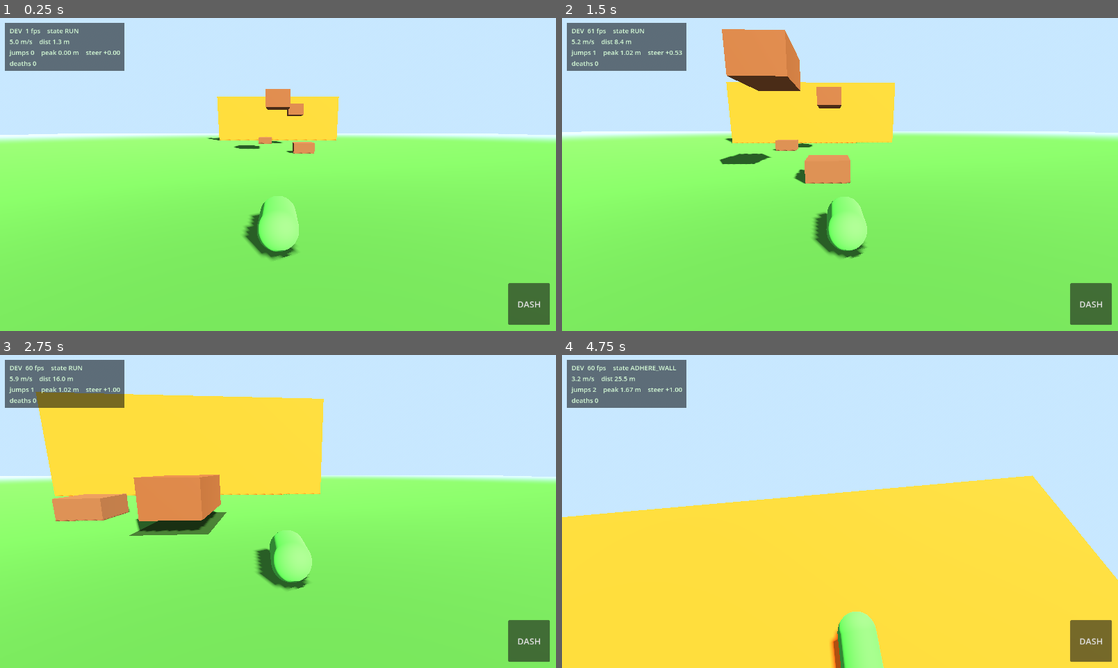
Above: before the commit, frames 1-4 (two rows, left to right).
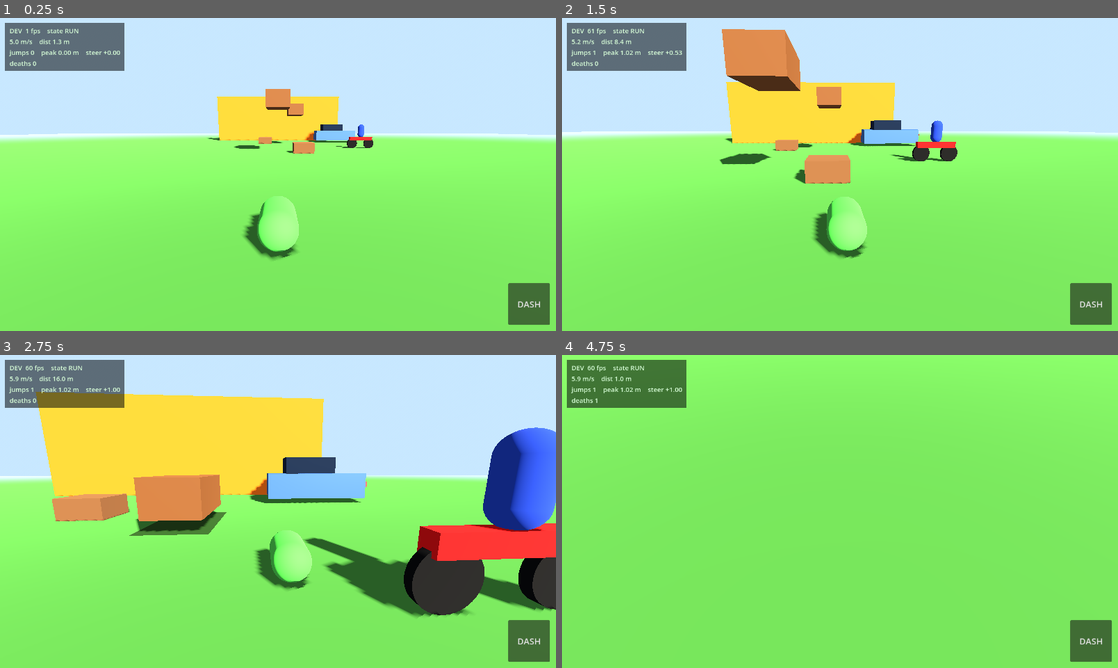
Above: after the commit, the same moments.

Repository: g-shankar/Gecko-run
Game: Godot game, scene res://scenes/main.tscn
The game is run twice, just before and just after one commit, with the same random seed, the same clock (stepped at 60 frames per second) and the same inputs.
Inputs (mouse positions are in pixels of both pictures, inside the frame that each line leads up to):
- Up to frame 1 (0.25 s): no input
- Up to frame 2 (1.5 s): move the mouse to (962, 158) at 0.52 s; hold D (steer_right) 0.53-1.25 s; tap Shift (dash) at 0.6 s; click (962, 158) at 0.67 s; tap Space (jump) at 0.77 s; drag from (728, 190) to (812, 237) at 1.27 s
- Up to frame 3 (2.75 s): move the mouse to (333, 442) at 2.02 s; hold D (steer_right) from 2.03 s (still down); tap Shift (dash) at 2.1 s
- Up to frame 4 (4.75 s): release D (steer_right) at 2.75 s; drag from (812, 574) to (673, 464) at 2.77 s; move the mouse to (1006, 558) at 3.52 s; hold A (steer_left) 3.53-4.25 s; tap Shift (dash) at 3.6 s; tap Space (jump) at 3.77 s; drag from (673, 464) to (756, 433) at 4.27 s

The runs differ from the first frame. In frame 1, 0.5% of the frame differs, in the area x 54-68%, y 34-42%; in frame 2, 1.3%; in frame 3, 14%; in frame 4, 100%, in the area x 0-100%, y 0-100%.

Commit message:
P11: bicycle crosser + backing car set-piece

Diff:
--- a/scenes/main.tscn
+++ b/scenes/main.tscn
@@ -3,6 +3,8 @@
 [ext_resource type="PackedScene" path="res://scenes/player/gecko.tscn" id="1"]
 [ext_resource type="PackedScene" path="res://scenes/player/camera_rig.tscn" id="2"]
 [ext_resource type="Script" path="res://scripts/systems/footstep.gd" id="3"]
+[ext_resource type="Script" path="res://scripts/systems/bicycle.gd" id="4"]
+[ext_resource type="Script" path="res://scripts/systems/car.gd" id="5"]
 
 [sub_resource type="ProceduralSkyMaterial" id="ProceduralSkyMaterial_1"]
 sky_top_color = Color(0.3, 0.52, 0.88, 1)
@@ -122,6 +124,14 @@
 position = Vector3(1.5, 0, -13)
 script = ExtResource("3")
 
+[node name="Bicycle" type="Area3D" parent="."]
+position = Vector3(0, 0, -9)
+script = ExtResource("4")
+
+[node name="BackingCar" type="Area3D" parent="."]
+position = Vector3(6, 0, -17)
+script = ExtResource("5")
+
 [node name="TestWall" type="StaticBody3D" parent="." groups=["climbable"]]
 position = Vector3(0, 2.5, -20)
 
--- /dev/null
+++ b/scripts/systems/bicycle.gd
@@ -0,0 +1,118 @@
+extends "res://scripts/systems/hazard_base.gd"
+## Gecko Run — bicycle hazard (spec P11).
+##
+## A bike crosses the track every few seconds. TELEGRAPH: a yellow lane
+## glows across the track (plus the bike edges into view, ringing its bell).
+## ACTIVE: the bike crosses at speed. The timing is periodic, so after one
+## pass you can learn the rhythm and thread it or wait it out.
+##
+## The Area3D node itself crosses; the lane telegraph is added as a sibling
+## so it stays put at the crossing.
+
+@export var cross_distance: float = 12.0 ## From x=-6 to x=+6.
+@export var cross_speed: float = 12.0 ## Crossing speed (m/s).
+
+var _lane: MeshInstance3D
+var _lane_mat: StandardMaterial3D
+var _direction: float = 1.0
+var _start_x: float = 0.0
+
+
+func _ready() -> void:
+	idle_time = 3.0
+	warn_time = 1.0
+	active_time = cross_distance / cross_speed
+	recovery_time = 0.5
+	one_shot = false
+	_start_x = position.x
+	_build()
+	super._ready()
+
+
+func _build() -> void:
+	# Hitbox: direct child of the Area3D, covers bike + rider.
+	var zone := CollisionShape3D.new()
+	var zone_shape := BoxShape3D.new()
+	zone_shape.size = Vector3(1.0, 1.6, 0.6)
+	zone.shape = zone_shape
+	zone.position = Vector3(0, 0.8, 0)
+	add_child(zone)
+	# Frame: red box.
+	var frame := MeshInstance3D.new()
+	var frame_mesh := BoxMesh.new()
+	frame_mesh.size = Vector3(1.6, 0.25, 0.25)
+	frame.mesh = frame_mesh
+	frame.position = Vector3(0, 0.7, 0)
+	var frame_mat := StandardMaterial3D.new()
+	frame_mat.albedo_color = Color(0.8, 0.1, 0.1, 1.0)
+	frame.material_override = frame_mat
+	add_child(frame)
+	# Wheels: two dark cylinders.
+	for wx in [-0.6, 0.6]:
+		var wheel := MeshInstance3D.new()
+		var wheel_mesh := CylinderMesh.new()
+		wheel_mesh.top_radius = 0.35
+		wheel_mesh.bottom_radius = 0.35
+		wheel_mesh.height = 0.12
+		wheel.mesh = wheel_mesh
+		wheel.rotation_degrees.x = 90.0
+		wheel.position = Vector3(wx, 0.35, 0)
+		var wheel_mat := StandardMaterial3D.new()
+		wheel_mat.albedo_color = Color(0.08, 0.08, 0.08, 1.0)
+		wheel.material_override = wheel_mat
+		add_child(wheel)
+	# Rider: simple capsule silhouette.
+	var rider := MeshInstance3D.new()
+	var rider_mesh := CapsuleMesh.new()
+	rider_mesh.radius = 0.22
+	rider_mesh.height = 0.9
+	rider.mesh = rider_mesh
+	rider.position = Vector3(0, 1.25, 0)
+	var rider_mat := StandardMaterial3D.new()
+	rider_mat.albedo_color = Color(0.15, 0.25, 0.6, 1.0)
+	rider.material_override = rider_mat
+	add_child(rider)
+	# Lane telegraph: yellow strip across the track. A sibling so it stays
+	# at the crossing while the bike itself moves.
+	_lane = MeshInstance3D.new()
+	var lane_mesh := PlaneMesh.new()
+	lane_mesh.size = Vector2(cross_distance + 2.0, 1.6)
+	_lane.mesh = lane_mesh
+	_lane_mat = StandardMaterial3D.new()
+	_lane_mat.albedo_color = Color(1.0, 0.85, 0.1, 0.0)
+	_lane_mat.transparency = BaseMaterial3D.TRANSPARENCY_ALPHA
+	_lane_mat.shading_mode = BaseMaterial3D.SHADING_MODE_UNSHADED
+	_lane.material_override = _lane_mat
+	add_sibling(_lane)
+	_lane.global_position = global_position + Vector3(0, 0.03, 0)
+	_lane.visible = false
+
+
+func _on_telegraph() -> void:
+	_lane.visible = true
+
+
+func _on_idle() -> void:
+	_lane.visible = false
+	_direction = -_direction # Alternate crossing direction each pass.
+	position.x = _start_x - _direction * cross_distance * 0.5
+
+
+func _on_recover() -> void:
+	_lane.visible = false
+
+
+func _tick_phase(_delta: float) -> void:
+	if phase == Phase.TELEGRAPH:
+		var t: float = 1.0 - (_phase_timer / warn_time)
+		_lane_mat.albedo_color.a = lerpf(0.0, 0.5, t)
+		# Bell: creep into view before the crossing.
+		position.x = lerpf(
+			_start_x - _direction * (cross_distance * 0.5 + 1.0),
+			_start_x - _direction * cross_distance * 0.5, t)
+	elif phase == Phase.ACTIVE:
+		var t: float = 1.0 - (_phase_timer / active_time)
+		position.x = lerpf(
+			_start_x - _direction * cross_distance * 0.5,
+			_start_x + _direction * cross_distance * 0.5, t)
+		_lane_mat.albedo_color.a = 0.5
--- /dev/null
+++ b/scripts/systems/car.gd
@@ -0,0 +1,105 @@
+extends "res://scripts/systems/hazard_base.gd"
+## Gecko Run — backing car set-piece (spec P11).
+##
+## One-shot: the car waits, then TELEGRAPH (reverse lights flash red + the
+## body shudders, 1.5 s), then ACTIVE (it backs across the driveway into the
+## middle of the track and parks there). It's wide — steer around the nose
+## or dash past. After parking it stays dangerous (hits_always): running
+## into a parked car still hurts.
+
+@export var park_x: float = -0.5 ## Where it stops (middle-ish of the track).
+@export var start_x: float = 6.0 ## Where it waits (off the track).
+
+var _body: MeshInstance3D
+var _light_l: MeshInstance3D
+var _light_r: MeshInstance3D
+var _light_mat: StandardMaterial3D
+var _from_x: float = 6.0
+
+
+func _ready() -> void:
+	idle_time = 2.0
+	warn_time = 1.5
+	active_time = 1.5
+	recovery_time = 0.5
+	one_shot = true
+	hits_always = true
+	_from_x = start_x
+	_build()
+	super._ready()
+	position.x = start_x
+
+
+func _build() -> void:
+	# Hitbox: the whole car.
+	var zone := CollisionShape3D.new()
+	var zone_shape := BoxShape3D.new()
+	zone_shape.size = Vector3(4.2, 1.6, 2.0)
+	zone.shape = zone_shape
+	zone.position = Vector3(0, 0.8, 0)
+	add_child(zone)
+	# Body: long box, dusty blue.
+	_body = MeshInstance3D.new()
+	var body_mesh := BoxMesh.new()
+	body_mesh.size = Vector3(4.0, 1.0, 1.8)
+	_body.mesh = body_mesh
+	_body.position = Vector3(0, 0.7, 0)
+	var body_mat := StandardMaterial3D.new()
+	body_mat.albedo_color = Color(0.3, 0.45, 0.65, 1.0)
+	body_mat.roughness = 0.4
+	body_mat.metallic = 0.3
+	_body.material_override = body_mat
+	add_child(_body)
+	# Cabin.
+	var cabin := MeshInstance3D.new()
+	var cabin_mesh := BoxMesh.new()
+	cabin_mesh.size = Vector3(2.0, 0.7, 1.6)
+	cabin.mesh = cabin_mesh
+	cabin.position = Vector3(-0.3, 1.5, 0)
+	var cabin_mat := StandardMaterial3D.new()
+	cabin_mat.albedo_color = Color(0.15, 0.2, 0.28, 1.0)
+	cabin_mat.roughness = 0.2
+	cabin_mat.metallic = 0.4
+	cabin.material_override = cabin_mat
+	add_child(cabin)
+	# Reverse lights: two small red boxes on the rear (+X face). They flash
+	# during TELEGRAPH and stay lit while backing up.
+	_light_mat = StandardMaterial3D.new()
+	_light_mat.albedo_color = Color(0.5, 0.05, 0.05, 1.0)
+	_light_mat.emission_enabled = true
+	_light_mat.emission = Color(1.0, 0.1, 0.1, 1.0)
+	_light_mat.emission_energy_multiplier = 0.2
+	for lz in [-0.6, 0.6]:
+		var light := MeshInstance3D.new()
+		var light_mesh := BoxMesh.new()
+		light_mesh.size = Vector3(0.12, 0.25, 0.35)
+		light.mesh = light_mesh
+		light.position = Vector3(2.02, 0.75, lz)
+		light.material_override = _light_mat
+		add_child(light)
+		if lz < 0.0:
+			_light_l = light
+		else:
+			_light_r = light
+
+
+func _on_telegraph() -> void:
+	_from_x = position.x
+
+
+func _tick_phase(_delta: float) -> void:
+	if phase == Phase.TELEGRAPH:
+		# Beep-beep: lights flash, body shudders.
+		var flash: float = 0.5 + 0.5 * sin(Time.get_ticks_msec() * 0.02)
+		_light_mat.emission_energy_multiplier = lerpf(0.2, 3.0, flash)
+		_body.position.x = 0.05 * sin(Time.get_ticks_msec() * 0.05)
+	elif phase == Phase.ACTIVE:
+		var t: float = 1.0 - (_phase_timer / active_time)
+		# Back up smoothly into the parking spot (ease-out).
+		var e: float = 1.0 - (1.0 - t) * (1.0 - t)
+		position.x = lerpf(_from_x, park_x, e)
+		_light_mat.emission_energy_multiplier = 3.0
+		_body.position.x = 0.0
+	elif phase == Phase.RECOVERY or phase == Phase.IDLE:
+		_light_mat.emission_energy_multiplier = 0.2
+		_body.position.x = 0.0
--- a/scripts/systems/hazard_base.gd
+++ b/scripts/systems/hazard_base.gd
@@ -27,6 +27,8 @@
 @export var active_time: float = 0.3 ## The hit is live this long (s).
 @export var recovery_time: float = 1.0 ## Wind-down before the next cycle (s).
 @export var one_shot: bool = false ## If true, stop after one RECOVERY.
+@export var hits_always: bool = false ## If true, the hitbox is live in every
+## phase (e.g. a parked car is still a car). Otherwise only during ACTIVE.
 
 var phase: int = Phase.IDLE
 var _phase_timer: float = 0.0
@@ -92,15 +94,18 @@
 
 
 func _on_body_entered(body: Node3D) -> void:
-	if phase == Phase.ACTIVE and body.is_in_group("gecko"):
+	if not body.is_in_group("gecko"):
+		return
+	if hits_always or phase == Phase.ACTIVE:
 		player_hit.emit()
 
 
 func _check_overlaps() -> void:
-	for body in get_overlapping_bodies():
-		if body.is_in_group("gecko"):
-			player_hit.emit()
-			break
+	if hits_always or phase == Phase.ACTIVE:
+		for body in get_overlapping_bodies():
+			if body.is_in_group("gecko"):
+				player_hit.emit()
+				break
 
 
 ## --- Subclass hooks: override these, don't touch the machine above. ---
--- /dev/null
+++ b/tests/test_p11.gd
@@ -0,0 +1,89 @@
+extends SceneTree
+## P11 headless acceptance test: the bicycle crosses on rhythm and kills on
+## contact; the backing car telegraphs, parks across the track (one-shot),
+## and stays dangerous.
+##
+## Run: godot --headless --path <project> --script res://tests/test_p11.gd
+
+var _gecko: Node
+var _checks: Array = []
+
+
+func _init() -> void:
+	call_deferred("_run")
+
+
+func _run() -> void:
+	var packed: PackedScene = load("res://scenes/main.tscn")
+	var scene: Node = packed.instantiate()
+	root.add_child(scene)
+	_gecko = scene.get_node("Gecko")
+	# Park the footsteps out of the way: this test is about bike + car.
+	for fn in ["FootstepA", "FootstepB"]:
+		var fs: Area3D = scene.get_node(fn)
+		fs.set_physics_process(false)
+		fs.position.x = 100.0
+	var bike: Area3D = scene.get_node("Bicycle")
+	var car: Area3D = scene.get_node("BackingCar")
+	# Bicycle: wait for the crossing, verify it sweeps the track.
+	var crossed := false
+	var x_start: float = 0.0
+	for i in range(600):
+		await physics_frame
+		if bike.phase == 2: # ACTIVE
+			x_start = bike.position.x
+			for j in range(70):
+				await physics_frame
+			var x_end: float = bike.position.x
+			crossed = absf(x_end - x_start) > 6.0
+			break
+	_check("bicycle crosses the track during ACTIVE", crossed)
+	# Bicycle kill: freeze it mid-crossing, put the gecko on it.
+	bike._enter_phase(2)
+	bike.set_physics_process(false)
+	bike.position.x = 0.0
+	_gecko.global_position = Vector3(0, 0.2, -9)
+	await physics_frame # Let the physics server register the overlap.
+	bike._check_overlaps()
+	for i in range(10):
+		await physics_frame
+	_check("bicycle kills on contact (state == DEAD)", _gecko.get("state") == 6)
+	bike.set_physics_process(true)
+	_await_respawn()
+	# Car: one-shot cycle ends parked and finished.
+	var parked := false
+	for i in range(600):
+		await physics_frame
+		if car.get("_finished"):
+			parked = absf(car.position.x - -0.5) < 0.3
+			break
+	_check("car backs into the track and stops (one-shot)", parked)
+	_check("car telegraphed (reverse lights flared)",
+		car.get("_light_mat").emission_energy_multiplier > 0.1)
+	# Parked car still kills (hits_always).
+	_gecko.global_position = Vector3(car.position.x, 0.2, -17)
+	for i in range(10):
+		await physics_frame
+	_check("parked car still kills on touch", _gecko.get("state") == 6)
+	_finish()
+
+
+func _await_respawn() -> void:
+	for i in range(90):
+		await physics_frame
+		if _gecko.get("state") == 0:
+			break
+
+
+func _check(label: String, ok: bool) -> void:
+	_checks.append([label, ok])
+
+
+func _finish() -> void:
+	var failed := 0
+	for c in _checks:
+		print(("PASS " if c[1] else "FAIL ") + c[0])
+		if not c[1]:
+			failed += 1
+	print("P11_RESULT: %d/%d passed" % [_checks.size() - failed, _checks.size()])
+	quit(1 if failed > 0 else 0)
--- a/tests/test_p5.gd
+++ b/tests/test_p5.gd
@@ -20,6 +20,11 @@
 	var scene: Node = packed.instantiate()
 	root.add_child(scene)
 	_gecko = scene.get_node("Gecko")
+	# Park every hazard: these suites test wall movement, not dodging.
+	for hn in ["FootstepA", "FootstepB", "Bicycle", "BackingCar"]:
+		var hz: Area3D = scene.get_node(hn)
+		hz.set_physics_process(false)
+		hz.position = Vector3(100, 0, 100)
 	# Let _ready() hooks run and the physics settle. The gecko spawns a hair
 	# above the ground, so give it up to a second to land and enter RUN.
 	var settled := false
--- a/tests/test_p6.gd
+++ b/tests/test_p6.gd
@@ -19,6 +19,11 @@
 	var scene: Node = packed.instantiate()
 	root.add_child(scene)
 	_gecko = scene.get_node("Gecko")
+	# Park every hazard: these suites test wall movement, not dodging.
+	for hn in ["FootstepA", "FootstepB", "Bicycle", "BackingCar"]:
+		var hz: Area3D = scene.get_node(hn)
+		hz.set_physics_process(false)
+		hz.position = Vector3(100, 0, 100)
 	_rig = scene.get_node("CameraRig")
 	# Wait for the wall run to start (adhesion from P5).
 	var adhered := false
--- a/tests/test_p7.gd
+++ b/tests/test_p7.gd
@@ -17,6 +17,11 @@
 	var scene: Node = packed.instantiate()
 	root.add_child(scene)
 	_gecko = scene.get_node("Gecko")
+	# Park every hazard: these suites test wall movement, not dodging.
+	for hn in ["FootstepA", "FootstepB", "Bicycle", "BackingCar"]:
+		var hz: Area3D = scene.get_node(hn)
+		hz.set_physics_process(false)
+		hz.position = Vector3(100, 0, 100)
 	# Ride the wall up a little first (P6).
 	var adhered := false
 	for i in range(600):
